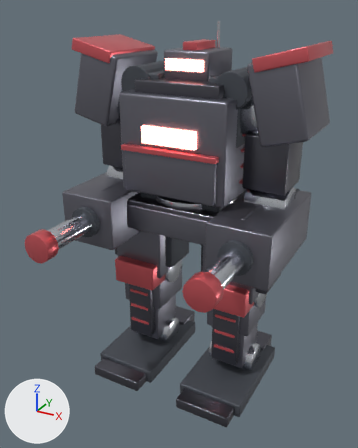
A saved change to the glTF model godot/models/patriarch.glb.
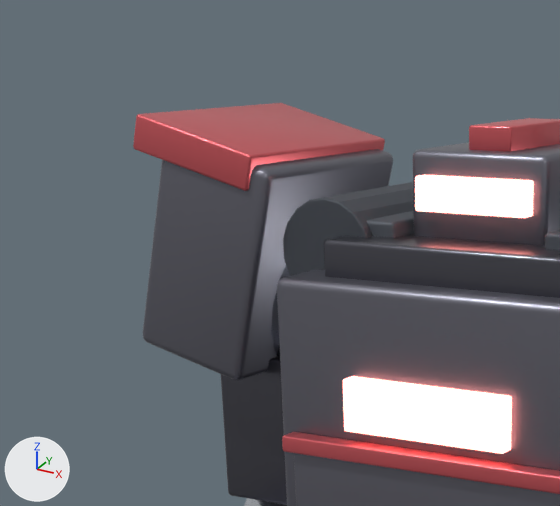
The first picture shows the older version from a 50 mm camera at (6.91, -13.71, 12.17) aimed at (-0.07, -1.01, 5.82). The close-ups show the older and then the newer version on the part from 8% to 60% of the width and 0% to 37% of the height of that picture. Only the edits that show in the close-ups are written down. Arrows for +X, +Y and +Z are at lower left; the lights stay in place. Where no turn or scale is listed for an object, it has been applied to the vertices. Vertices at exactly the same position are counted once.

Objects in the first close-up: 'PAT_arm_r_dark', 'PAT_arm_r_plate', 'PAT_arm_r_shell', 'PAT_arm_r_trim', 'PAT_head_glass', 'PAT_head_shell', 'PAT_head_trim', 'PAT_torso_glass', 'PAT_torso_plate', 'PAT_torso_shell', 'PAT_torso_trim', 'shoulder_cannon.001' and 2 more.
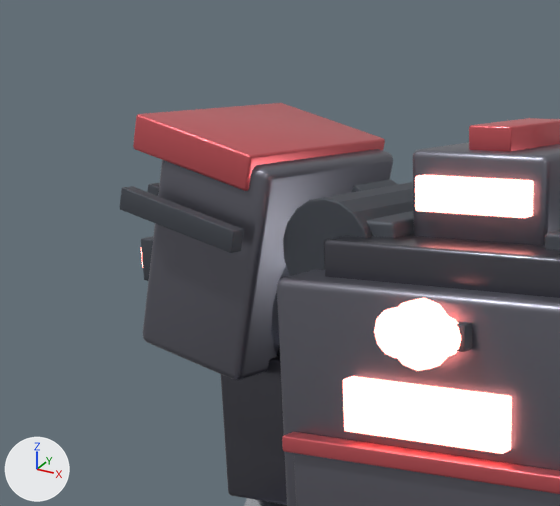
Where the newer file only moved an object's origin or applied its transform, the numbers keep the older frame.

Where the change shows, as pixel boxes [x1, y1, x2, y2] in the close-ups (560 x 506 px):
'PAT_torso_glass', reshaped (99% taller)
    before: [343, 376, 512, 454]
    after: [343, 298, 512, 454]
'PAT_arm_r_dark', reshaped
    before: [367, 211, 414, 238]
    after: [120, 183, 414, 281]
'PAT_torso_dark', reshaped (not visible before)
    after: [351, 179, 472, 352]
part 1 of me_cube_036, added
    after: [141, 236, 154, 281]
part 2 of me_cube_036, added
    after: [120, 186, 244, 253]
part 3 of me_cube_036, added (mostly hidden)
    after: [147, 183, 160, 196]
part 4 of me_cube_048, added
    after: [457, 321, 472, 352]
part 5 of me_cube_048, added
    after: [351, 179, 398, 192]
part 6 of me_cube_052, added
    after: [374, 307, 417, 358]
part 7 of me_cube_052, added
    after: [387, 298, 450, 371]
part 8 of me_cube_052, added
    after: [422, 317, 461, 358]

The change, as a diff of the scene's bpy script:
```diff
--- a/godot/models/patriarch.glb.py
+++ b/godot/models/patriarch.glb.py
@@ me_cube_036 @@
 # used by ob_pat_arm_r_dark; location = (-1.27, 0.0, 9.43)
-me_cube_036.from_pydata(...)  # 96 vertices, 188 faces; spans x -0.47..0.47, y -0.95..0.95, z -0.95..0.95
+me_cube_036.from_pydata(...)  # 960 vertices, 1880 faces; spans x -2.64..0.47, y -1.6..1.44, z -0.95..1.19
+# me_cube_036 part 1: the loose piece of 96 vertices spanning x -0.47..0.47, y -0.95..0.95, z -0.95..0.95 is copied, and the copy is scaled about its middle by (0.414, 0.275, 0.224), then moved by (-2.44, -0.72, 0.39); it spans x -2.64..-2.24, y -0.99..-0.46, z 0.17..0.61
+# me_cube_036 part 2: a new loose piece of 96 vertices spanning x -2.35..-0.94, y -1.6..-1.43, z 0.64..1.19, in mat_pat_dark (dark grey #555961)
+# me_cube_036 part 3: a new loose piece of 96 vertices spanning x -2.35..-0.94, y -1.19..-1.02, z 0.64..1.19, in mat_pat_dark (dark grey #555961)
+# other edits to the shape of me_cube_036 do not show in these pictures
 me_cube_036.materials.append(mat_pat_dark)
@@ me_cube_048 @@
 # used by ob_pat_torso_dark; location = (0.0, 1.55, 8.4)
-me_cube_048.from_pydata(...)  # 192 vertices, 376 faces; spans x -1.38..1.38, y -2.76..0.54, z -1.93..1.38
+me_cube_048.from_pydata(...)  # 2292 vertices, 4488 faces; spans x -1.74..1.74, y -3.41..0.54, z -2.59..2.23
+# me_cube_048 part 4: the loose piece of 96 vertices spanning x -0.78..0.78, y -0.54..0.54, z -1.38..1.38 is copied, and the copy is scaled about its middle by (0.59, 0.192, 0.0847), then moved by (0.0, -3.26, 1.14); it spans x -0.45..0.45, y -3.36..-3.15, z 1.02..1.26
+# me_cube_048 part 5: 288 vertices added at x -1.74..-1.5, y -1.85..-1.14, z 1.09..2.23
+# other edits to the shape of me_cube_048 do not show in these pictures
 me_cube_048.materials.append(mat_pat_dark)
@@ me_cube_052 @@
 # used by ob_pat_torso_glass; location = (0.0, -1.73, 8.78)
-me_cube_052.from_pydata(...)  # 96 vertices, 188 faces; spans x -0.86..0.86, y -0.1..0.1, z -0.25..0.25
+me_cube_052.from_pydata(...)  # 312 vertices, 608 faces; spans x -0.86..0.86, y -0.16..0.1, z -0.25..1.07
+# me_cube_052 part 6: a new loose piece of 72 vertices spanning x -0.46..0.0, y -0.16..-0.02, z 0.52..0.98, in mat_pat_glass (pink #ff9589, glowing pink #ff9589)
+# me_cube_052 part 7: a new loose piece of 72 vertices spanning x -0.32..0.32, y -0.16..-0.02, z 0.43..1.07, in mat_pat_glass (pink #ff9589, glowing pink #ff9589)
+# me_cube_052 part 8: a new loose piece of 72 vertices spanning x 0.05..0.41, y -0.16..-0.02, z 0.57..0.93, in mat_pat_glass (pink #ff9589, glowing pink #ff9589)
 me_cube_052.materials.append(mat_pat_glass)
@@ me_cube_078 @@
+me_cube_078.from_pydata(...)  # 96 vertices, 188 faces; spans x -0.079..0.079, y -0.145..0.145, z -0.109..0.109
+me_cube_078.materials.append(mat_pat_glass)  # pink #ff9589, glowing pink #ff9589
@@ ob_pat_arm_r_glass @@
+ob_pat_arm_r_glass = bpy.data.objects.new('PAT_arm_r_glass', me_cube_078)
+ob_pat_arm_r_glass.location = (-3.93, -0.72, 9.82)
```
